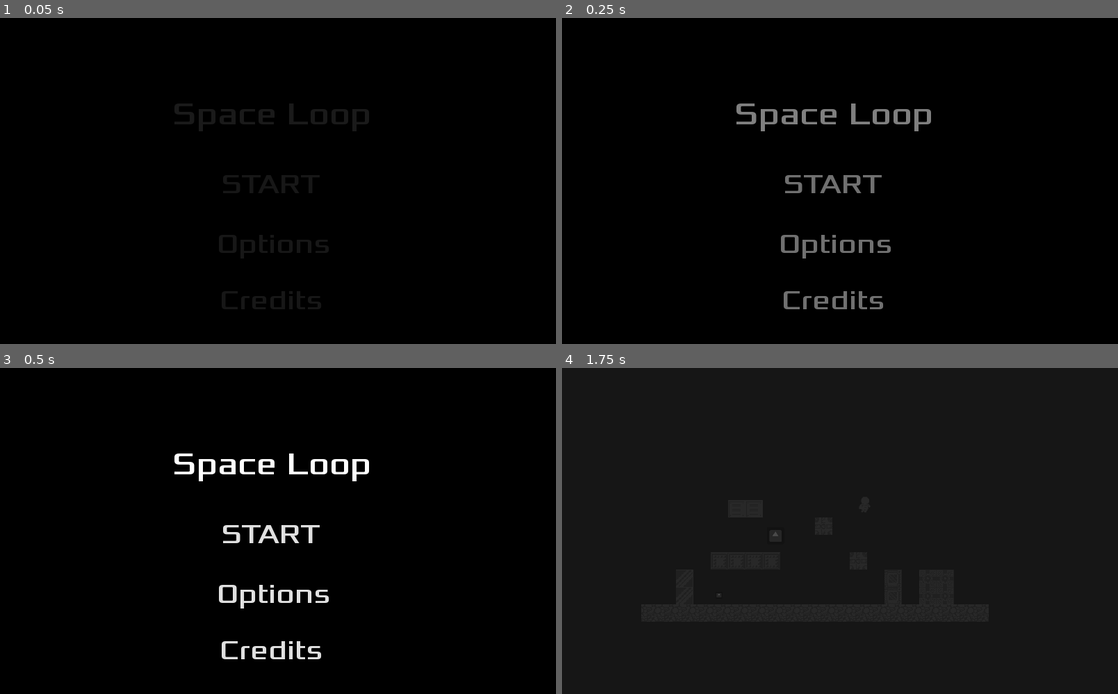
Above: before the commit, frames 1-4 (two rows, left to right).
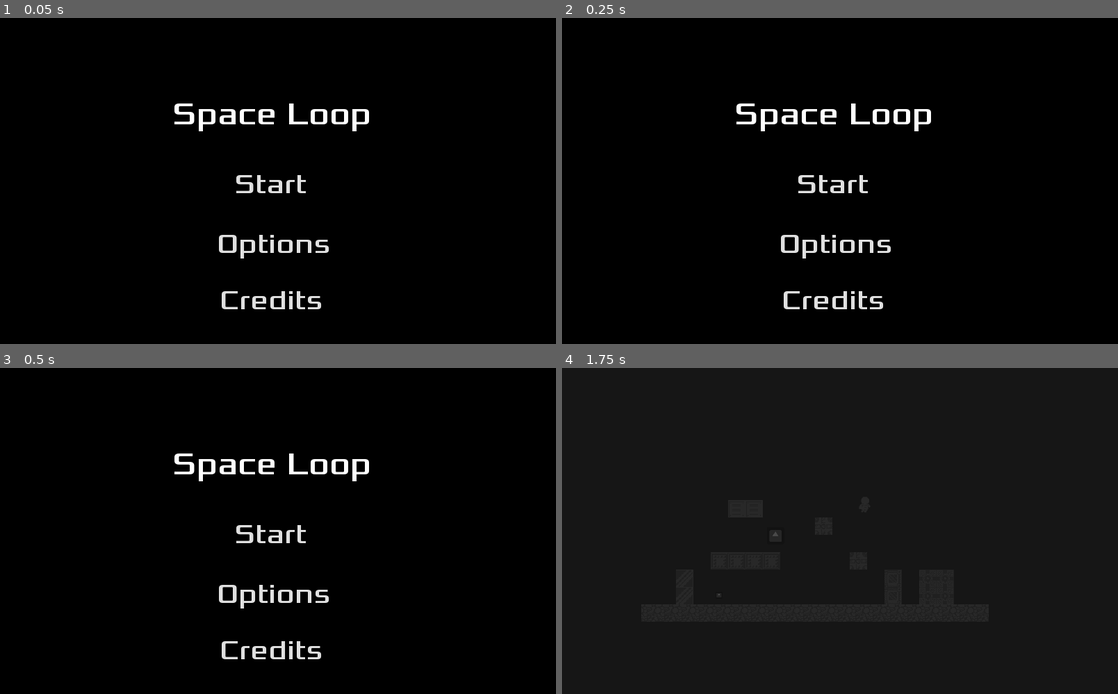
Above: after the commit, the same moments.

Repository: MenacingGhost/BW_Jam_Team
Game: Godot game, scene res://scenes/Menu.tscn
The game is run twice, just before and just after one commit, with the same random seed, the same clock (stepped at 60 frames per second) and the same inputs. The engine's default icon, where the game draws it, is replaced by a stand-in: a white triangle on a blue panel in a dark square.
Inputs:
- Up to frame 1 (0.05 s): no input
- Up to frame 2 (0.25 s): no input
- Up to frame 3 (0.5 s): no input
- Up to frame 4 (1.75 s): click "START" (after the commit: "Start") at 0.5 s; tap Enter (ui_accept) at 1.25, 1.52 s; hold Right (ui_right) from 1.28 s (still down); tap E (e) at 1.35 s

The runs differ from the first frame. In frame 1, 2.0% of the frame differs, in the area x 31-67%, y 26-90%; in frame 2, 2.3%; in frame 3, 0.5%; in frame 4, nothing differs.

Commit message:
Update Menu.tscn

Diff:
--- a/Game/scenes/Menu.tscn
+++ b/Game/scenes/Menu.tscn
@@ -37,7 +37,7 @@
 margin_bottom = 339.0
 focus_mode = 0
 custom_fonts/font = SubResource( 1 )
-text = "START"
+text = "Start"
 flat = true
 
 [node name="Button2" type="Button" parent="."]
@@ -63,6 +63,7 @@
 flat = true
 
 [node name="SceneTransition" parent="." instance=ExtResource( 1 )]
+visible = false
 
 [node name="AudioStreamPlayer" type="AudioStreamPlayer" parent="."]
 stream = ExtResource( 4 )
